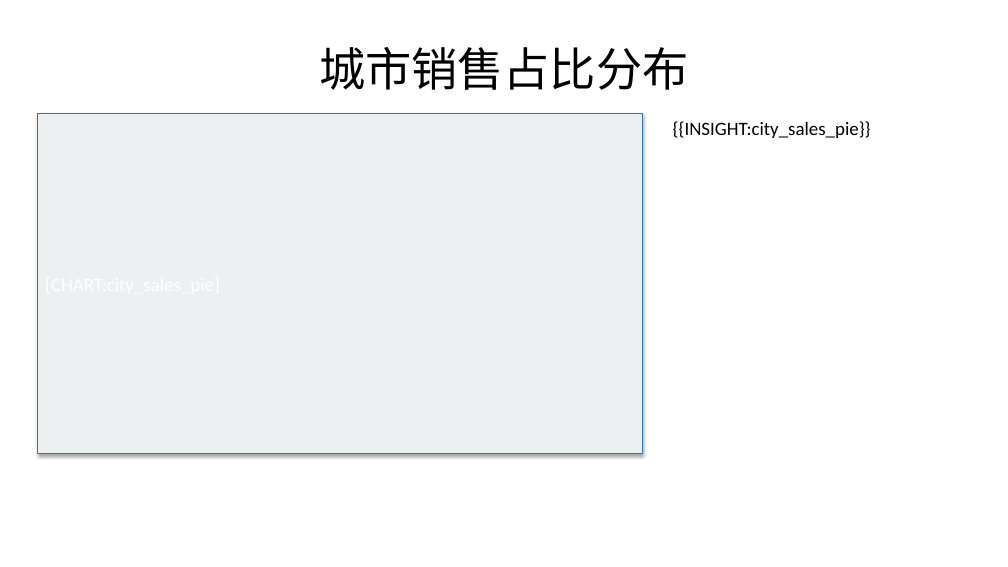
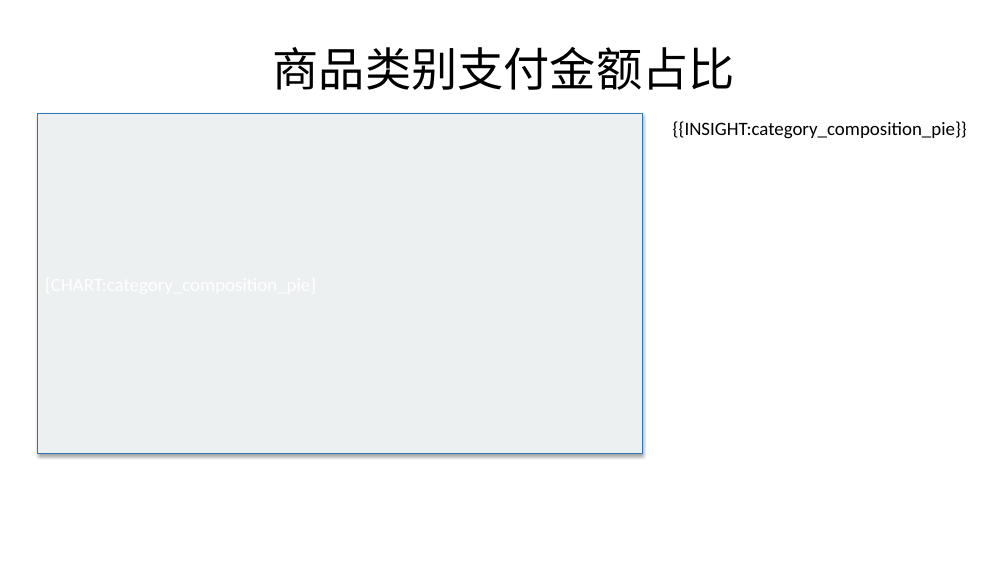
Before and after one commit to lijiahao1996/PPT-Automation, a slide deck: slide 6 of templates/新的报告模板.pptx. Drawn at 1008x567 pixels with LibreOffice and Linux fonts; fonts in the diff are those of the drawing. Boxes give left, top, right and bottom in pixels: in the first picture for what was removed or moved away, otherwise in the second. Text is boxed around its words. In the diff, an @@ line names an element or a change of style, - is before the commit and + after.

```diff
--- a/templates/新的报告模板.pptx
+++ b/templates/新的报告模板.pptx
@@ title at <box>273,47,735,90</box>: text changed @@
-城市销售占比分布
+商品类别支付金额占比
@@ text at <box>673,121,967,139</box>: text changed @@
-{{INSIGHT:city_sales_pie}}
+{{INSIGHT:category_composition_pie}}
```
Also in this commit, not shown: 4 other slides changed, 2 slides added, 3 other files.
